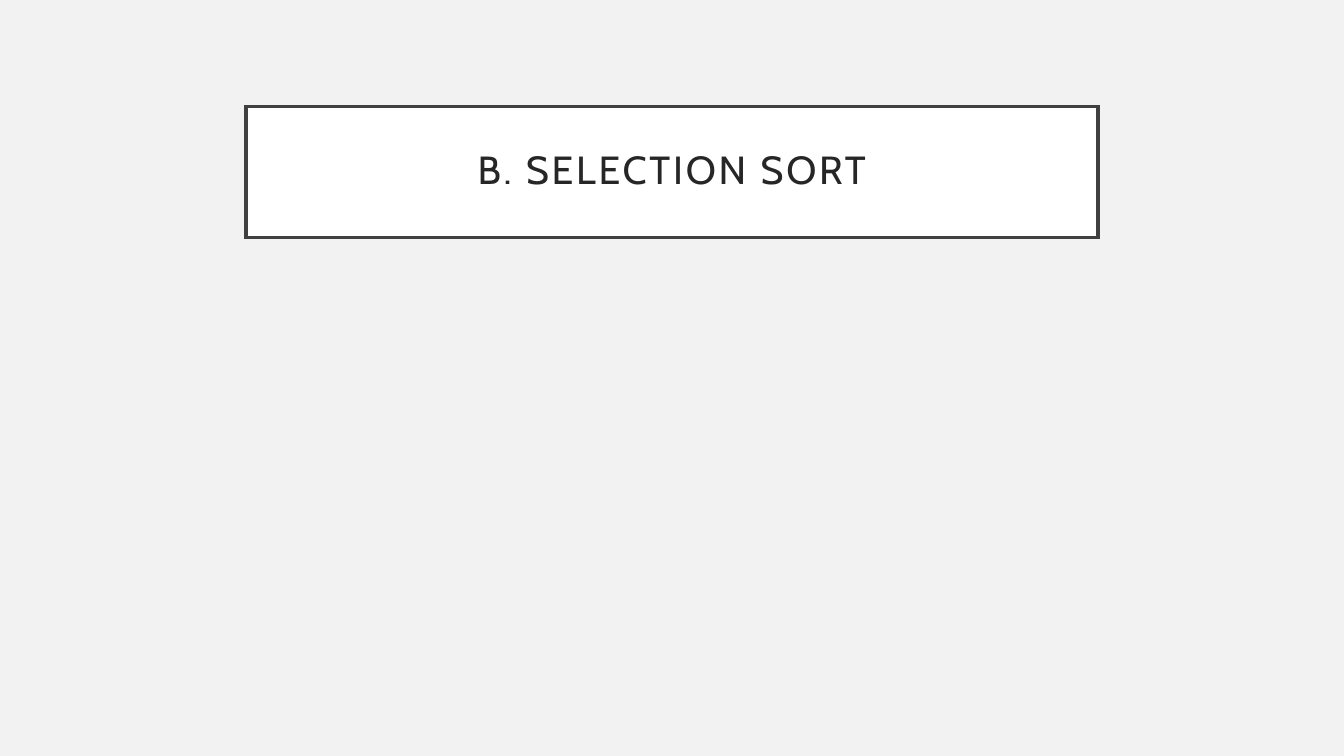
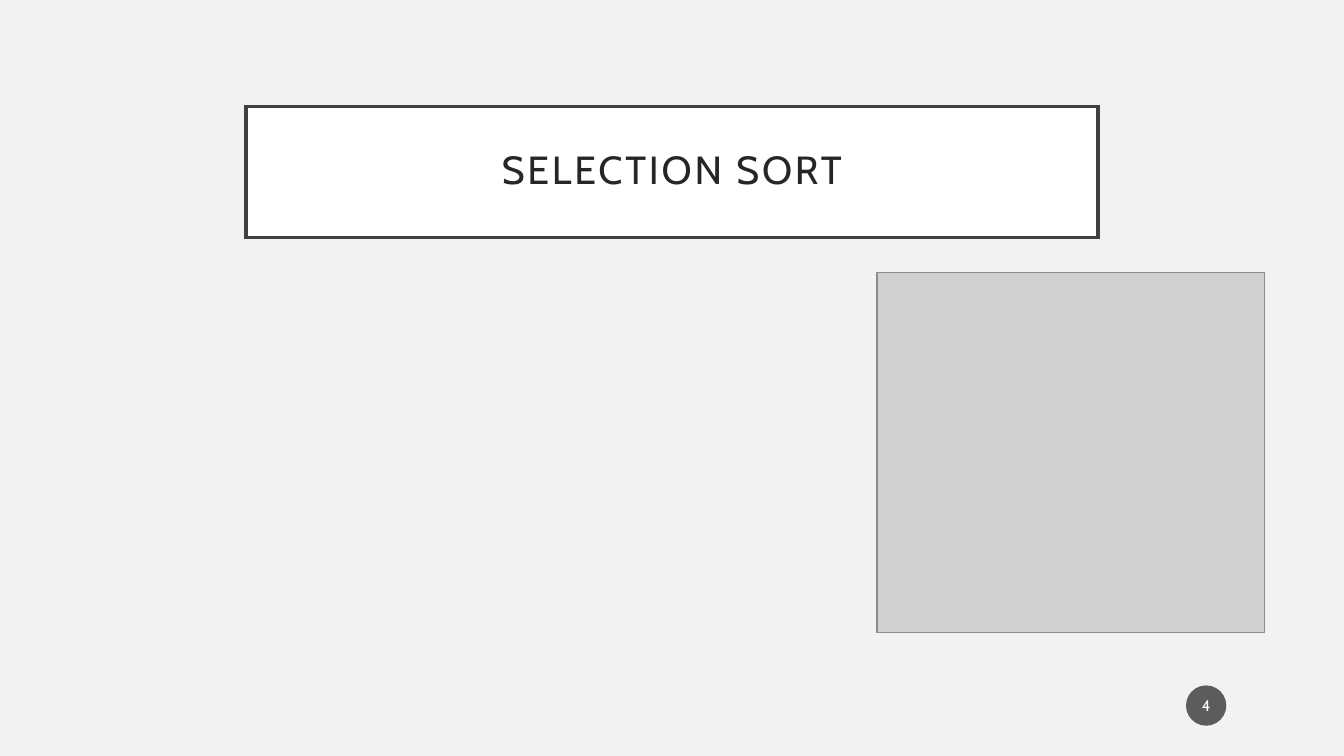
Before and after one commit to Hugoverissimo21/sorting-algorithms, a slide deck: slide 4 of slides.pptx. Drawn at 1344x756 pixels with LibreOffice and Linux fonts; fonts in the diff are those of the drawing; grey boxes stand for pictures. Boxes give left, top, right and bottom in pixels: in the first picture for what was removed or moved away, otherwise in the second. Text is boxed around its words. In the diff, an @@ line names an element or a change of style, - is before the commit and + after.

```diff
--- a/slides.pptx
+++ b/slides.pptx
@@ title at box(502, 156, 841, 185): text changed @@
-B. SELECTION SORT
+SELECTION SORT
@@ picture added at box(877, 273, 1265, 633) @@
@@ page number added at box(1187, 686, 1227, 726), fill #1D1D1D at 70% opacity, 11 pt, text #FFFFFF @@
+4
```
Also in this commit, not shown: 10 other slides changed, 1 slide added, 1 slide removed.
